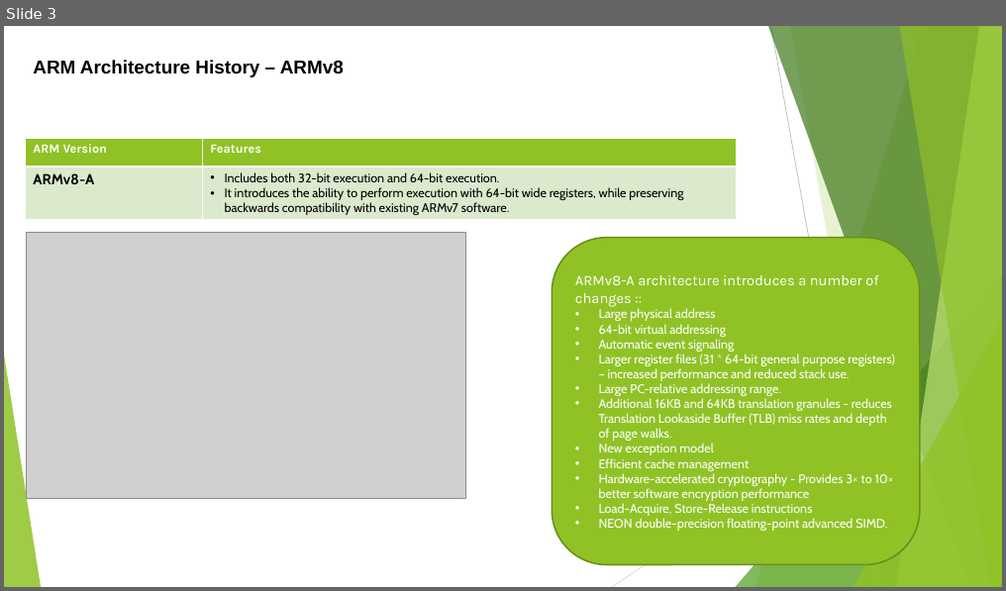
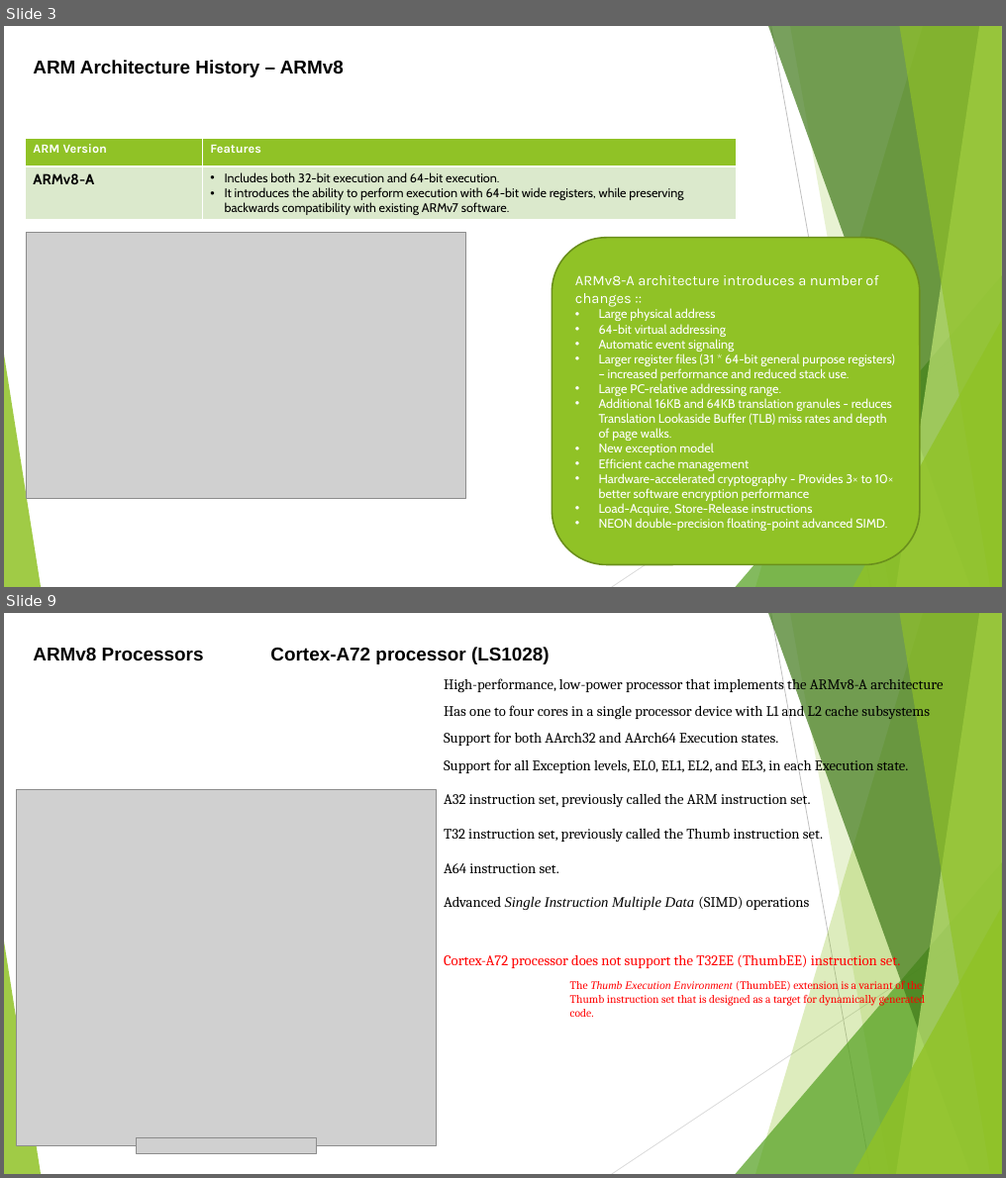
Before and after one commit to softwaresunleashed/ebook_writing, a slide deck: Presentations/ARM_PPTs/Ch2_ARMv8_Architecture.pptx. Shown one above the other, each under a label of ours: slide 3 before the commit, slides 3 and 9 after it; the slides between them are not shown. The pictures are 1006x591 and 1006x1178 pixels, drawn with LibreOffice and Linux fonts; fonts in the diff are those of the drawing; grey boxes stand for pictures. Boxes give left, top, right and bottom in pixels: in the first picture for what was removed or moved away, otherwise in the second. Text is boxed around its words. In the diff, an @@ line names an element or a change of style, - is before the commit and + after.

Commit message:
Ch2_ARMv8_Architecture.pptx presentation work completed

```diff
--- a/Presentations/ARM_PPTs/Ch2_ARMv8_Architecture.pptx
+++ b/Presentations/ARM_PPTs/Ch2_ARMv8_Architecture.pptx
@@ slide 9 added at (4,613,1002,1174), background #FFFFFF; not listed: 10 template elements that a slide beside it also shows @@
@@ text added at (33,648,204,662), 18 pt, text #000000, bold @@
+ARMv8 Processors
@@ text added at (270,647,549,664), 18 pt, text #000000, bold @@
+Cortex-A72 processor (LS1028)
@@ text added at (444,675,943,693), 14 pt, text #000000 @@
+High-performance, low-power processor that implements the ARMv8-A architecture
@@ text added at (444,702,930,720), 14 pt, text #000000 @@
+Has one to four cores in a single processor device with L1 and L2 cache subsystems
@@ text added at (444,732,778,746), 14 pt, text #000000 @@
+Support for both AArch32 and AArch64 Execution states.
@@ text added at (444,757,909,774), 14 pt, text #000000 @@
+Support for all Exception levels, EL0, EL1, EL2, and EL3, in each Execution state.
@@ picture added at (17,789,437,1146) @@
@@ text added at (444,790,823,873), 14 pt, text #000000 @@
+A32 instruction set, previously called the ARM instruction set.
+T32 instruction set, previously called the Thumb instruction set.
+A64 instruction set.
@@ text added at (444,896,810,910), 14 pt, text #000000, italic @@
+Advanced Single Instruction Multiple Data (SIMD) operations
@@ text added at (444,952,900,969), 14 pt, text #FF0000 @@
+Cortex-A72 processor does not support the T32EE (ThumbEE) instruction set.
@@ text added at (570,979,925,1017), 11 pt, text #FF0000 @@
+The Thumb Execution Environment (ThumbEE) extension is a variant of the Thumb instruction set that is designed as a target for dynamically generated code.
@@ picture added at (137,1138,317,1155) @@
```
Also in this commit, not shown: 1 slide changed, 4 other slides added, 1 slide removed.
